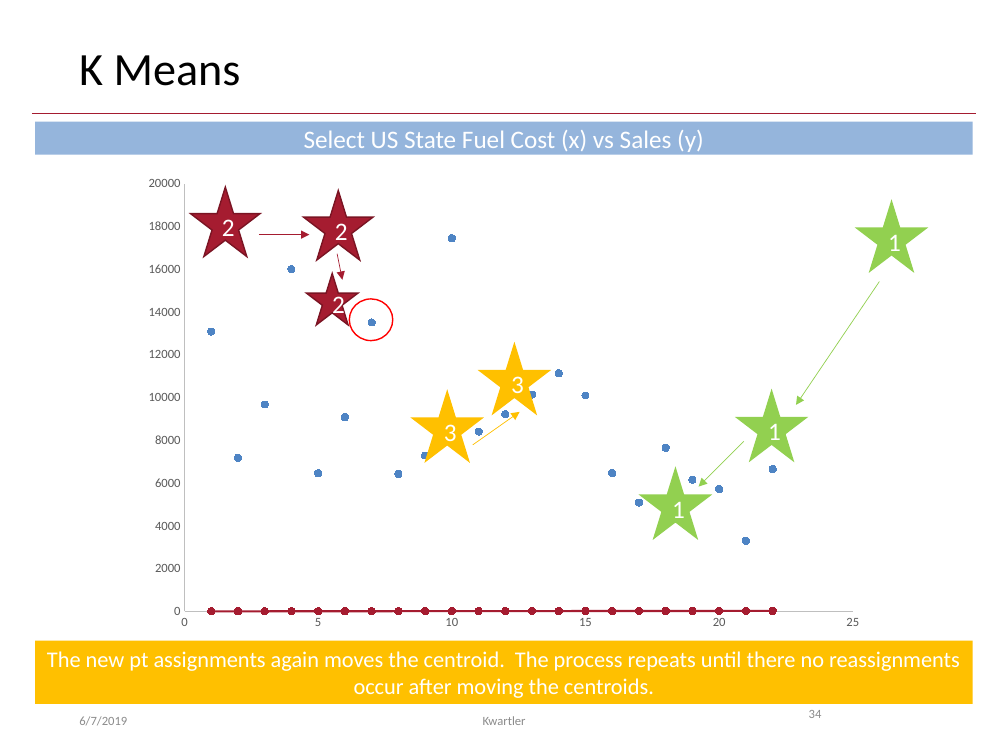
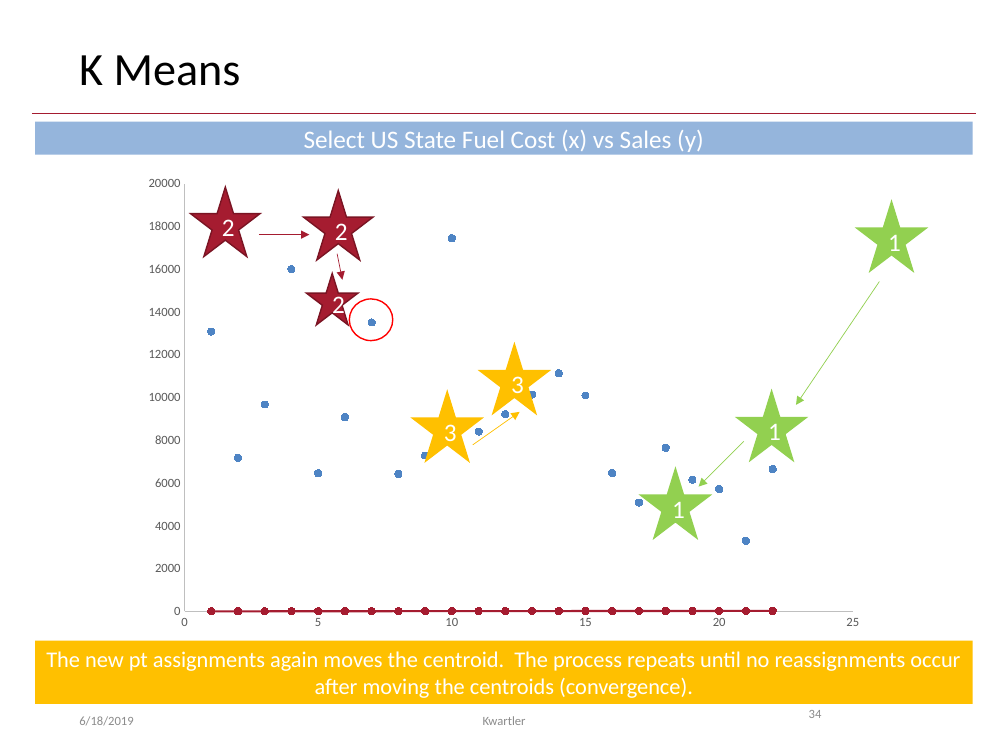
Before and after one commit to kwartler/GSERM_TextMining, a slide deck: slide 34 of C_Wednesday/GSERM_Wedsnesday_UnsupervisedApproaches.pptx. Drawn at 1008x756 pixels with LibreOffice and Linux fonts; fonts in the diff are those of the drawing; background and template pictures are left out. Boxes give left, top, right and bottom in pixels: in the first picture for what was removed or moved away, otherwise in the second. Text is boxed around its words. In the diff, an @@ line names an element or a change of style, - is before the commit and + after.

```diff
--- a/C_Wednesday/GSERM_Wedsnesday_UnsupervisedApproaches.pptx
+++ b/C_Wednesday/GSERM_Wedsnesday_UnsupervisedApproaches.pptx
@@ text in rectangle at (x1=46, y1=651, x2=960, y2=698): text changed @@
-The new pt assignments again moves the centroid. The process repeats until there no reassignments occur after moving the centroids.
+The new pt assignments again moves the centroid. The process repeats until no reassignments occur after moving the centroids (convergence).
@@ text at (x1=79, y1=716, x2=133, y2=726): text changed @@
-6/7/2019
+6/18/2019
```
Also in this commit, not shown: 42 other slides changed, 1 other file.
